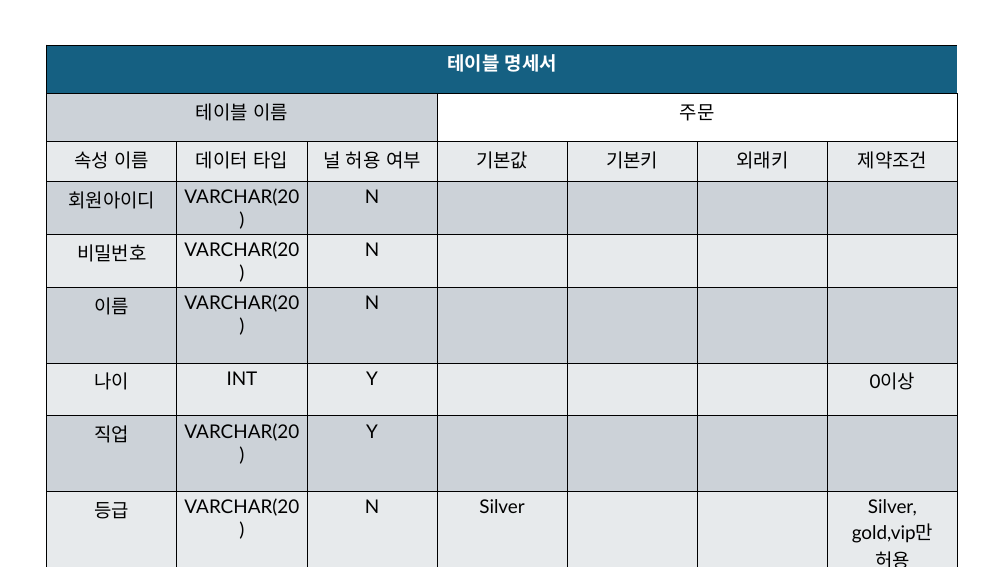
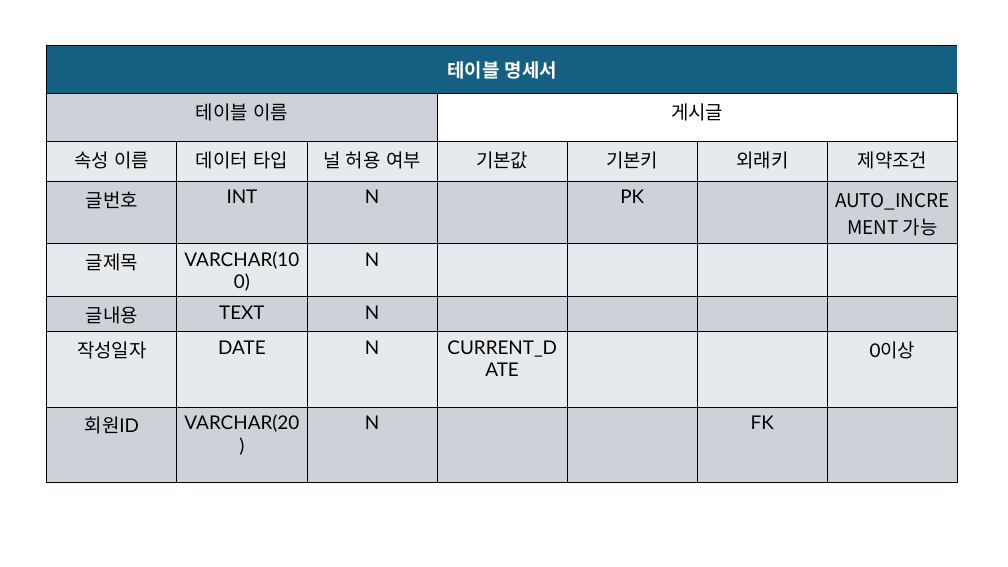
Before and after one commit to Goldstargreat/DB_2025-2, a slide deck: slide 4 of 3_테이블명세서_한빛마트온라인몰.pptx (slide 5 before the commit). Drawn at 1008x567 pixels with LibreOffice and Linux fonts; fonts in the diff are those of the drawing. Boxes give left, top, right and bottom in pixels: in the first picture for what was removed or moved away, otherwise in the second. Text is boxed around its words. In the diff, an @@ line names an element or a change of style, - is before the commit and + after.

```diff
--- a/3_테이블명세서_한빛마트온라인몰.pptx
+++ b/3_테이블명세서_한빛마트온라인몰.pptx
@@ table at bbox=[47, 45, 957, 438] @@
-row 2, column 4: 주문
+row 2, column 4: 게시글
-row 4: 회원아이디 | VARCHAR(20) | N |  |  |  | 
-row 5: 비밀번호 | VARCHAR(20) | N |  |  |  | 
-row 6: 이름 | VARCHAR(20) | N |  |  |  | 
-row 7: 나이 | INT | Y |  |  |  | 0이상
-row 8: 직업 | VARCHAR(20) | Y |  |  |  | 
-row 9: 등급 | VARCHAR(20) | N | Silver |  |  | Silver, gold,vip만 허용
-row 10: 적립금 | INT | N | 0 |  |  | 
+row 4: 글번호 | INT | N |  | PK |  | AUTO_INCREMENT 가능
+row 5: 글제목 | VARCHAR(100) | N |  |  |  | 
+row 6: 글내용 | TEXT | N |  |  |  | 
+row 7: 작성일자 | DATE | N | CURRENT_DATE |  |  | 0이상
+row 8: 회원ID | VARCHAR(20) | N |  |  | FK | 
```
Also in this commit, not shown: 4 other slides changed.
